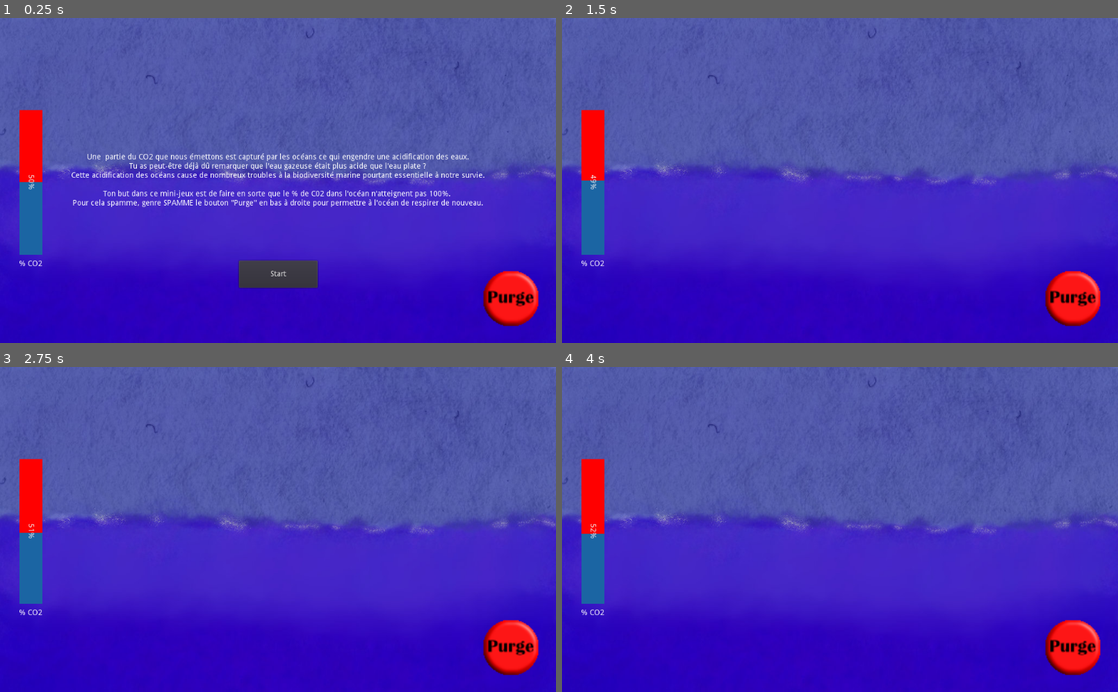
Above: before the commit, frames 1-4 (two rows, left to right).
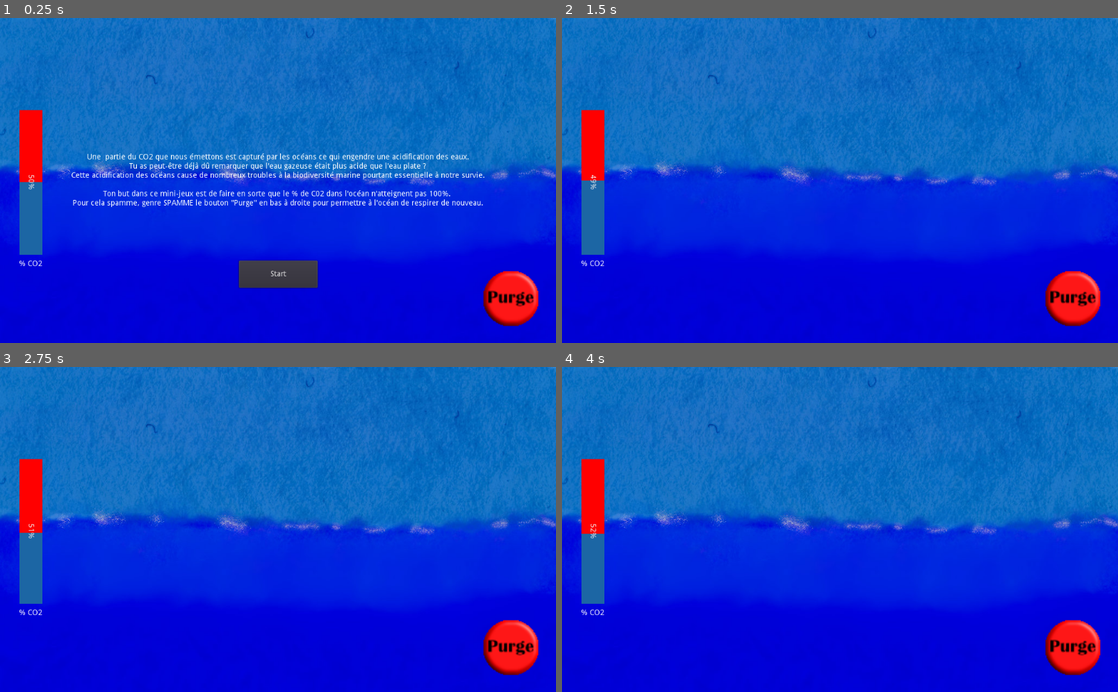
Above: after the commit, the same moments.

Repository: Jessika-prog/Ocean-Scape
Game: Godot game, scene res://SpamClicker/SpamClicker.tscn
Same seed, same stepped clock (60 frames per second), same inputs: the game is played once before the commit and once after it. The project has no main scene, so this scene is started directly.
Inputs (mouse positions are in pixels of both pictures, inside the frame that each line leads up to):
- Up to frame 1 (0.25 s): no input
- Up to frame 2 (1.5 s): click "Start" at 0.5 s; tap Enter at 1.25 s; drag from (1073, 297) to (895, 109) at 1.27 s
- Up to frame 3 (2.75 s): tap Space at 2 s; drag from (166, 545) to (511, 646) at 2.02 s
- Up to frame 4 (4 s): tap Enter at 2.75 s; move the mouse to (895, 458) at 2.77 s; click (895, 458) at 2.92 s; tap Space at 3.5 s; drag from (812, 594) to (673, 480) at 3.52 s

The runs differ from the first frame. In frame 1, 94% of the frame differs, in the area x 0-100%, y 0-100%; in frame 2, 97%; in frame 3, 97%; in frame 4, 97%.

Commit message:
Add things

Diff:
--- /dev/null
+++ b/Escape/Game.tscn
@@ -0,0 +1,8 @@
+[gd_scene load_steps=2 format=2]
+
+[ext_resource path="res://Escape/code/Game.gd" type="Script" id=1]
+
+[node name="Game" type="Node2D"]
+script = ExtResource( 1 )
+
+[node name="Screen" type="Node2D" parent="."]
--- /dev/null
+++ b/Escape/Interior.tscn
@@ -0,0 +1,43 @@
+[gd_scene load_steps=4 format=2]
+
+[ext_resource path="res://Escape/assets/interior.png" type="Texture" id=1]
+[ext_resource path="res://Escape/assets/cadre.png" type="Texture" id=2]
+[ext_resource path="res://Escape/assets/button.png" type="Texture" id=3]
+
+[node name="Interior" type="CanvasLayer"]
+
+[node name="Interior" type="TextureRect" parent="."]
+anchor_right = 1.0
+anchor_bottom = 1.0
+texture = ExtResource( 1 )
+__meta__ = {
+"_edit_use_anchors_": false
+}
+
+[node name="GoPuzzle" type="TextureButton" parent="."]
+anchor_left = 0.5
+anchor_top = 0.5
+anchor_right = 0.5
+anchor_bottom = 0.5
+margin_left = -186.0
+margin_top = -147.0
+margin_right = -102.0
+margin_bottom = -72.0
+texture_normal = ExtResource( 2 )
+__meta__ = {
+"_edit_use_anchors_": false
+}
+
+[node name="GoSpamClicker" type="TextureButton" parent="."]
+anchor_left = 0.5
+anchor_top = 0.5
+anchor_right = 0.5
+anchor_bottom = 0.5
+margin_left = 231.0
+margin_top = -79.0
+margin_right = 262.0
+margin_bottom = -44.0
+texture_normal = ExtResource( 3 )
+__meta__ = {
+"_edit_use_anchors_": false
+}
--- /dev/null
+++ b/Escape/Submarine.tscn
@@ -0,0 +1,628 @@
+[gd_scene load_steps=23 format=2]
+
+[ext_resource path="res://Escape/assets/bottle.png" type="Texture" id=1]
+[ext_resource path="res://Escape/assets/fish.png" type="Texture" id=2]
+[ext_resource path="res://Escape/code/Submarine.gd" type="Script" id=3]
+[ext_resource path="res://Escape/assets/megots.png" type="Texture" id=4]
+[ext_resource path="res://Escape/assets/submarine_end.png" type="Texture" id=5]
+[ext_resource path="res://Escape/assets/waste.png" type="Texture" id=6]
+[ext_resource path="res://Escape/assets/sogefish.png" type="Texture" id=7]
+[ext_resource path="res://Escape/assets/helloTexte.png" type="Texture" id=8]
+
+[sub_resource type="Animation" id=1]
+resource_name = "Anim"
+length = 10.0
+loop = true
+tracks/0/type = "value"
+tracks/0/path = NodePath(".:position")
+tracks/0/interp = 2
+tracks/0/loop_wrap = true
+tracks/0/imported = false
+tracks/0/enabled = true
+tracks/0/keys = {
+"times": PoolRealArray( 0, 5, 10 ),
+"transitions": PoolRealArray( 1, 1, 1 ),
+"update": 0,
+"values": [ Vector2( 891, 380 ), Vector2( 181, 372 ), Vector2( 891, 380 ) ]
+}
+tracks/1/type = "value"
+tracks/1/path = NodePath("Sprite:flip_h")
+tracks/1/interp = 1
+tracks/1/loop_wrap = true
+tracks/1/imported = false
+tracks/1/enabled = true
+tracks/1/keys = {
+"times": PoolRealArray( 0, 5, 10 ),
+"transitions": PoolRealArray( 1, 1, 1 ),
+"update": 1,
+"values": [ false, true, false ]
+}
+
+[sub_resource type="Animation" id=2]
+length = 0.001
+tracks/0/type = "value"
+tracks/0/path = NodePath("..:position")
+tracks/0/interp = 1
+tracks/0/loop_wrap = true
+tracks/0/imported = false
+tracks/0/enabled = true
+tracks/0/keys = {
+"times": PoolRealArray( 0 ),
+"transitions": PoolRealArray( 1 ),
+"update": 0,
+"values": [ Vector2( 0, 0 ) ]
+}
+tracks/1/type = "value"
+tracks/1/path = NodePath(".:position")
+tracks/1/interp = 1
+tracks/1/loop_wrap = true
+tracks/1/imported = false
+tracks/1/enabled = true
+tracks/1/keys = {
+"times": PoolRealArray( 0 ),
+"transitions": PoolRealArray( 1 ),
+"update": 0,
+"values": [ Vector2( 0, -15 ) ]
+}
+tracks/2/type = "value"
+tracks/2/path = NodePath("Sprite:flip_h")
+tracks/2/interp = 1
+tracks/2/loop_wrap = true
+tracks/2/imported = false
+tracks/2/enabled = true
+tracks/2/keys = {
+"times": PoolRealArray( 0 ),
+"transitions": PoolRealArray( 1 ),
+"update": 0,
+"values": [ false ]
+}
+
+[sub_resource type="Animation" id=5]
+resource_name = "Anim"
+length = 6.0
+loop = true
+tracks/0/type = "value"
+tracks/0/path = NodePath(".:position")
+tracks/0/interp = 2
+tracks/0/loop_wrap = true
+tracks/0/imported = false
+tracks/0/enabled = true
+tracks/0/keys = {
+"times": PoolRealArray( 0, 2.2, 6 ),
+"transitions": PoolRealArray( 1, 1, 1 ),
+"update": 0,
+"values": [ Vector2( 85, 319 ), Vector2( 82, 284 ), Vector2( 85, 319 ) ]
+}
+tracks/1/type = "value"
+tracks/1/path = NodePath(".:rotation_degrees")
+tracks/1/interp = 1
+tracks/1/loop_wrap = true
+tracks/1/imported = false
+tracks/1/enabled = true
+tracks/1/keys = {
+"times": PoolRealArray( -0.1, 0, 2.2, 6 ),
+"transitions": PoolRealArray( 1, 1, 1, 1 ),
+"update": 0,
+"values": [ 0.0, 0.0, -0.7, 0.0 ]
+}
+
+[sub_resource type="Animation" id=6]
+length = 0.001
+tracks/0/type = "value"
+tracks/0/path = NodePath("..:position")
+tracks/0/interp = 1
+tracks/0/loop_wrap = true
+tracks/0/imported = false
+tracks/0/enabled = true
+tracks/0/keys = {
+"times": PoolRealArray( 0 ),
+"transitions": PoolRealArray( 1 ),
+"update": 0,
+"values": [ Vector2( 0, 0 ) ]
+}
+tracks/1/type = "value"
+tracks/1/path = NodePath(".:position")
+tracks/1/interp = 1
+tracks/1/loop_wrap = true
+tracks/1/imported = false
+tracks/1/enabled = true
+tracks/1/keys = {
+"times": PoolRealArray( 0 ),
+"transitions": PoolRealArray( 1 ),
+"update": 0,
+"values": [ Vector2( 0, -15 ) ]
+}
+tracks/2/type = "value"
+tracks/2/path = NodePath(".:rotation_degrees")
+tracks/2/interp = 1
+tracks/2/loop_wrap = true
+tracks/2/imported = false
+tracks/2/enabled = true
+tracks/2/keys = {
+"times": PoolRealArray( 0 ),
+"transitions": PoolRealArray( 1 ),
+"update": 0,
+"values": [ 0.0 ]
+}
+
+[sub_resource type="Animation" id=7]
+resource_name = "Anim"
+length = 2.0
+loop = true
+tracks/0/type = "value"
+tracks/0/path = NodePath(".:position")
+tracks/0/interp = 1
+tracks/0/loop_wrap = true
+tracks/0/imported = false
+tracks/0/enabled = true
+tracks/0/keys = {
+"times": PoolRealArray( 0, 1.3, 2 ),
+"transitions": PoolRealArray( 1, 1, 1 ),
+"update": 0,
+"values": [ Vector2( 513, 179 ), Vector2( 513, 172 ), Vector2( 513, 179 ) ]
+}
+tracks/1/type = "value"
+tracks/1/path = NodePath(".:rotation_degrees")
+tracks/1/interp = 1
+tracks/1/loop_wrap = true
+tracks/1/imported = false
+tracks/1/enabled = true
+tracks/1/keys = {
+"times": PoolRealArray( 0, 1.3, 2 ),
+"transitions": PoolRealArray( 1, 1, 1 ),
+"update": 0,
+"values": [ 0.0, 14.5, 0.0 ]
+}
+
+[sub_resource type="Animation" id=8]
+length = 0.001
+tracks/0/type = "value"
+tracks/0/path = NodePath("..:position")
+tracks/0/interp = 1
+tracks/0/loop_wrap = true
+tracks/0/imported = false
+tracks/0/enabled = true
+tracks/0/keys = {
+"times": PoolRealArray( 0 ),
+"transitions": PoolRealArray( 1 ),
+"update": 0,
+"values": [ Vector2( 0, 0 ) ]
+}
+tracks/1/type = "value"
+tracks/1/path = NodePath(".:position")
+tracks/1/interp = 1
+tracks/1/loop_wrap = true
+tracks/1/imported = false
+tracks/1/enabled = true
+tracks/1/keys = {
+"times": PoolRealArray( 0 ),
+"transitions": PoolRealArray( 1 ),
+"update": 0,
+"values": [ Vector2( 0, -15 ) ]
+}
+tracks/2/type = "value"
+tracks/2/path = NodePath(".:rotation_degrees")
+tracks/2/interp = 1
+tracks/2/loop_wrap = true
+tracks/2/imported = false
+tracks/2/enabled = true
+tracks/2/keys = {
+"times": PoolRealArray( 0 ),
+"transitions": PoolRealArray( 1 ),
+"update": 0,
+"values": [ 0.0 ]
+}
+
+[sub_resource type="Animation" id=9]
+resource_name = "Anim"
+length = 3.0
+loop = true
+tracks/0/type = "value"
+tracks/0/path = NodePath(".:position")
+tracks/0/interp = 1
+tracks/0/loop_wrap = true
+tracks/0/imported = false
+tracks/0/enabled = true
+tracks/0/keys = {
+"times": PoolRealArray( 0, 1.7, 3 ),
+"transitions": PoolRealArray( 1, 1, 1 ),
+"update": 0,
+"values": [ Vector2( 613, 337 ), Vector2( 613, 323 ), Vector2( 613, 337 ) ]
+}
+tracks/1/type = "value"
+tracks/1/path = NodePath(".:rotation_degrees")
+tracks/1/interp = 1
+tracks/1/loop_wrap = true
+tracks/1/imported = false
+tracks/1/enabled = true
+tracks/1/keys = {
+"times": PoolRealArray( 0, 1.7, 3 ),
+"transitions": PoolRealArray( 1, 1, 1 ),
+"update": 0,
+"values": [ 0.0, -21.8, 0.0 ]
+}
+
+[sub_resource type="Animation" id=10]
+length = 0.001
+tracks/0/type = "value"
+tracks/0/path = NodePath("..:position")
+tracks/0/interp = 1
+tracks/0/loop_wrap = true
+tracks/0/imported = false
+tracks/0/enabled = true
+tracks/0/keys = {
+"times": PoolRealArray( 0 ),
+"transitions": PoolRealArray( 1 ),
+"update": 0,
+"values": [ Vector2( 0, 0 ) ]
+}
+tracks/1/type = "value"
+tracks/1/path = NodePath(".:position")
+tracks/1/interp = 1
+tracks/1/loop_wrap = true
+tracks/1/imported = false
+tracks/1/enabled = true
+tracks/1/keys = {
+"times": PoolRealArray( 0 ),
+"transitions": PoolRealArray( 1 ),
+"update": 0,
+"values": [ Vector2( 0, -15 ) ]
+}
+tracks/2/type = "value"
+tracks/2/path = NodePath(".:rotation_degrees")
+tracks/2/interp = 1
+tracks/2/loop_wrap = true
+tracks/2/imported = false
+tracks/2/enabled = true
+tracks/2/keys = {
+"times": PoolRealArray( 0 ),
+"transitions": PoolRealArray( 1 ),
+"update": 0,
+"values": [ 0.0 ]
+}
+
+[sub_resource type="Animation" id=11]
+resource_name = "Anim"
+length = 4.0
+loop = true
+tracks/0/type = "value"
+tracks/0/path = NodePath(".:position")
+tracks/0/interp = 2
+tracks/0/loop_wrap = true
+tracks/0/imported = false
+tracks/0/enabled = true
+tracks/0/keys = {
+"times": PoolRealArray( 0, 2.4, 4 ),
+"transitions": PoolRealArray( 1, 1, 1 ),
+"update": 0,
+"values": [ Vector2( 248, 188 ), Vector2( 251, 171 ), Vector2( 248, 188 ) ]
+}
+tracks/1/type = "value"
+tracks/1/path = NodePath(".:rotation_degrees")
+tracks/1/interp = 1
+tracks/1/loop_wrap = true
+tracks/1/imported = false
+tracks/1/enabled = true
+tracks/1/keys = {
+"times": PoolRealArray( 0, 1.3, 3.2, 4 ),
+"transitions": PoolRealArray( 1, 1, 1, 1 ),
+"update": 0,
+"values": [ 0.0, -2.0, 7.3, 0.0 ]
+}
+
+[sub_resource type="Animation" id=12]
+length = 0.001
+tracks/0/type = "value"
+tracks/0/path = NodePath("..:position")
+tracks/0/interp = 1
+tracks/0/loop_wrap = true
+tracks/0/imported = false
+tracks/0/enabled = true
+tracks/0/keys = {
+"times": PoolRealArray( 0 ),
+"transitions": PoolRealArray( 1 ),
+"update": 0,
+"values": [ Vector2( 0, 0 ) ]
+}
+tracks/1/type = "value"
+tracks/1/path = NodePath(".:position")
+tracks/1/interp = 1
+tracks/1/loop_wrap = true
+tracks/1/imported = false
+tracks/1/enabled = true
+tracks/1/keys = {
+"times": PoolRealArray( 0 ),
+"transitions": PoolRealArray( 1 ),
+"update": 0,
+"values": [ Vector2( 0, -15 ) ]
+}
+tracks/2/type = "value"
+tracks/2/path = NodePath(".:rotation_degrees")
+tracks/2/interp = 1
+tracks/2/loop_wrap = true
+tracks/2/imported = false
+tracks/2/enabled = true
+tracks/2/keys = {
+"times": PoolRealArray( 0 ),
+"transitions": PoolRealArray( 1 ),
+"update": 0,
+"values": [ 0.0 ]
+}
+
+[sub_resource type="Animation" id=13]
+resource_name = "Anim"
+length = 3.0
+loop = true
+tracks/0/type = "value"
+tracks/0/path = NodePath(".:position")
+tracks/0/interp = 2
+tracks/0/loop_wrap = true
+tracks/0/imported = false
+tracks/0/enabled = true
+tracks/0/keys = {
+"times": PoolRealArray( 0, 1.3, 3 ),
+"transitions": PoolRealArray( 1, 1, 1 ),
+"update": 0,
+"values": [ Vector2( 812, 258 ), Vector2( 819, 246 ), Vector2( 812, 258 ) ]
+}
+tracks/1/type = "value"
+tracks/1/path = NodePath(".:rotation_degrees")
+tracks/1/interp = 1
+tracks/1/loop_wrap = true
+tracks/1/imported = false
+tracks/1/enabled = true
+tracks/1/keys = {
+"times": PoolRealArray( 0, 0.9, 3 ),
+"transitions": PoolRealArray( 1, 1, 1 ),
+"update": 0,
+"values": [ 0.0, -3.0, 0.0 ]
+}
+
+[sub_resource type="Animation" id=14]
+length = 0.001
+tracks/0/type = "value"
+tracks/0/path = NodePath("..:position")
+tracks/0/interp = 1
+tracks/0/loop_wrap = true
+tracks/0/imported = false
+tracks/0/enabled = true
+tracks/0/keys = {
+"times": PoolRealArray( 0 ),
+"transitions": PoolRealArray( 1 ),
+"update": 0,
+"values": [ Vector2( 0, 0 ) ]
+}
+tracks/1/type = "value"
+tracks/1/path = NodePath(".:position")
+tracks/1/interp = 1
+tracks/1/loop_wrap = true
+tracks/1/imported = false
+tracks/1/enabled = true
+tracks/1/keys = {
+"times": PoolRealArray( 0 ),
+"transitions": PoolRealArray( 1 ),
+"update": 0,
+"values": [ Vector2( 0, -15 ) ]
+}
+tracks/2/type = "value"
+tracks/2/path = NodePath(".:rotation_degrees")
+tracks/2/interp = 1
+tracks/2/loop_wrap = true
+tracks/2/imported = false
+tracks/2/enabled = true
+tracks/2/keys = {
+"times": PoolRealArray( 0 ),
+"transitions": PoolRealArray( 1 ),
+"update": 0,
+"values": [ 0.0 ]
+}
+
+[sub_resource type="Animation" id=3]
+resource_name = "Anim"
+length = 2.0
+loop = true
+tracks/0/type = "value"
+tracks/0/path = NodePath(".:position")
+tracks/0/interp = 2
+tracks/0/loop_wrap = true
+tracks/0/imported = false
+tracks/0/enabled = true
+tracks/0/keys = {
+"times": PoolRealArray( 0, 0.9, 2 ),
+"transitions": PoolRealArray( 1, 1, 1 ),
+"update": 0,
+"values": [ Vector2( 357, 412 ), Vector2( 355, 389 ), Vector2( 357, 412 ) ]
+}
+
+[sub_resource type="Animation" id=4]
+length = 0.001
+tracks/0/type = "value"
+tracks/0/path = NodePath("..:position")
+tracks/0/interp = 1
+tracks/0/loop_wrap = true
+tracks/0/imported = false
+tracks/0/enabled = true
+tracks/0/keys = {
+"times": PoolRealArray( 0 ),
+"transitions": PoolRealArray( 1 ),
+"update": 0,
+"values": [ Vector2( 0, 0 ) ]
+}
+tracks/1/type = "value"
+tracks/1/path = NodePath(".:position")
+tracks/1/interp = 1
+tracks/1/loop_wrap = true
+tracks/1/imported = false
+tracks/1/enabled = true
+tracks/1/keys = {
+"times": PoolRealArray( 0 ),
+"transitions": PoolRealArray( 1 ),
+"update": 0,
+"values": [ Vector2( 357, 412 ) ]
+}
+
+[node name="Submarine" type="CanvasLayer"]
+script = ExtResource( 3 )
+
+[node name="Submarine" type="TextureRect" parent="."]
+anchor_right = 1.0
+anchor_bottom = 1.0
+texture = ExtResource( 5 )
+__meta__ = {
+"_edit_use_anchors_": false
+}
+
+[node name="PoissonAnim" type="AnimationPlayer" parent="."]
+root_node = NodePath("../Poisson")
+anims/Anim = SubResource( 1 )
+anims/RESET = SubResource( 2 )
+
+[node name="Poisson" type="Node2D" parent="."]
+position = Vector2( 0, -15 )
+scale = Vector2( 0.6, 0.6 )
+__meta__ = {
+"_edit_group_": true
+}
+
+[node name="Sprite" type="Sprite" parent="Poisson"]
+scale = Vector2( 0.31875, 0.31875 )
+texture = ExtResource( 2 )
+
+[node name="Megot1Anim" type="AnimationPlayer" parent="."]
+root_node = NodePath("../Megot1")
+anims/Anim = SubResource( 5 )
+anims/RESET = SubResource( 6 )
+
+[node name="Megot1" type="Node2D" parent="."]
+position = Vector2( 0, -15 )
+__meta__ = {
+"_edit_group_": true
+}
+
+[node name="Sprite" type="Sprite" parent="Megot1"]
+rotation = 0.404916
+scale = Vector2( 0.115476, 0.115476 )
+texture = ExtResource( 4 )
+
+[node name="Megot2Anim" type="AnimationPlayer" parent="."]
+root_node = NodePath("../Megot2")
+anims/Anim = SubResource( 7 )
+anims/RESET = SubResource( 8 )
+
+[node name="Megot2" type="Node2D" parent="."]
+position = Vector2( 0, -15 )
+__meta__ = {
+"_edit_group_": true
+}
+
+[node name="Sprite" type="Sprite" parent="Megot2"]
+rotation = 2.18166
+scale = Vector2( 0.0405798, 0.0405798 )
+texture = ExtResource( 4 )
+
+[node name="Megot3Anim" type="AnimationPlayer" parent="."]
+root_node = NodePath("../Megot3")
+anims/Anim = SubResource( 9 )
+anims/RESET = SubResource( 10 )
+
+[node name="Megot3" type="Node2D" parent="."]
+position = Vector2( 0, -15 )
+__meta__ = {
+"_edit_group_": true
+}
+
+[node name="Sprite" type="Sprite" parent="Megot3"]
+rotation = -0.738274
+scale = Vector2( 0.0662917, 0.0662917 )
+texture = ExtResource( 4 )
+
+[node name="BouteillesAnim" type="AnimationPlayer" parent="."]
+root_node = NodePath("../Bouteilles")
+anims/Anim = SubResource( 11 )
+anims/RESET = SubResource( 12 )
+
+[node name="Bouteilles" type="Node2D" parent="."]
+position = Vector2( 0, -15 )
+__meta__ = {
+"_edit_group_": true
+}
+
+[node name="Sprite" type="Sprite" parent="Bouteilles"]
+rotation = 2.87979
+scale = Vector2( 0.121686, 0.121686 )
+texture = ExtResource( 1 )
+
+[node name="WasteAnim" type="AnimationPlayer" parent="."]
+root_node = NodePath("../Waste")
+anims/Anim = SubResource( 13 )
+anims/RESET = SubResource( 14 )
+
+[node name="Waste" type="Node2D" parent="."]
+position = Vector2( 0, -15 )
+__meta__ = {
+"_edit_group_": true
+}
+
+[node name="Sprite" type="Sprite" parent="Waste"]
+rotation = 2.87979
+scale = Vector2( 0.196018, 0.196018 )
+texture = ExtResource( 6 )
+
+[node name="Intro" type="TextureRect" parent="."]
+anchor_left = 0.5
+anchor_top = 0.5
+anchor_right = 0.5
+anchor_bottom = 0.5
+margin_left = -119.0
+margin_top = -275.0
+margin_right = 461.0
+margin_bottom = 135.0
+texture = ExtResource( 8 )
+__meta__ = {
+"_edit_use_anchors_": false
+}
+
+[node name="SogefishAnim" type="AnimationPlayer" parent="."]
+root_node = NodePath("../Sogefish")
+anims/Anim = SubResource( 3 )
+anims/RESET = SubResource( 4 )
+
+[node name="Sogefish" type="Node2D" parent="."]
+position = Vector2( 357, 412 )
+__meta__ = {
+"_edit_group_": true
+}
+
+[node name="Sprite" type="Sprite" parent="Sogefish"]
+position = Vector2( 0, -2 )
+scale = Vector2( 0.273333, 0.273333 )
+texture = ExtResource( 7 )
+
+[node name="Ready" type="Button" parent="."]
+anchor_left = 1.0
+anchor_top = 1.0
+anchor_right = 1.0
+anchor_bottom = 1.0
+margin_left = -281.0
+margin_top = -219.0
+margin_right = -141.0
+margin_bottom = -169.0
+text = "Je suis prêt !"
+__meta__ = {
+"_edit_use_anchors_": false
+}
+
+[node name="Discover" type="Button" parent="."]
+visible = false
+anchor_left = 1.0
+anchor_top = 1.0
+anchor_right = 1.0
+anchor_bottom = 1.0
+margin_left = -155.0
+margin_top = -67.0
+margin_right = -50.0
+margin_bottom = -19.0
+text = "===>"
+__meta__ = {
+"_edit_use_anchors_": false
+}
--- /dev/null
+++ b/Escape/code/Game.gd
@@ -0,0 +1,48 @@
+extends Node2D
+
+# Scenes
+var intro := preload("res://Escape/Submarine.tscn")
+var interior := preload("res://Escape/Interior.tscn")
+var spamClicker := preload("res://SpamClicker/SpamClicker.tscn")
+var puzzle := preload("res://JigsawPuzzle/PuzzleMain.tscn")
+
+# Instances of scenes.
+onready var introScreen := intro.instance()
+onready var interiorScreen := interior.instance()
+onready var spamClickerScreen := spamClicker.instance()
+onready var puzzleScreen := puzzle.instance()
+
+func _ready() -> void:
+
+    # Init screen.
+    $Screen.add_child(introScreen)
+
+    # Button to load interior screen.
+    introScreen.get_node("Discover").connect("pressed", self, "goDiscover")
+
+    # Button helping to play mini-game on interior screen.
+    interiorScreen.get_node("GoPuzzle").connect("pressed", self, "goPuzzle")
+    interiorScreen.get_node("GoSpamClicker").connect("pressed", self, "goSpamClicker")
+
+    # Button helping returning on interior screen.
+    spamClickerScreen.get_node("IMH/Result/Return").connect("pressed", self, "goDiscover")
+
+# Go to interior screen.
+func goDiscover() -> void:
+    cleanScreen()
+    $Screen.add_child(interiorScreen)
+
+# Play SpamClicker game.
+func goSpamClicker() -> void:
+    cleanScreen()
+    $Screen.add_child(spamClickerScreen)
+
+# Play puzzle game.
+func goPuzzle() -> void:
+    cleanScreen()
+    $Screen.add_child(puzzleScreen)
+
+# Remove screen to load a new one.
+func cleanScreen() -> void:
+    var screen := $Screen.get_child(0)
+    $Screen.remove_child(screen)
--- /dev/null
+++ b/Escape/code/Submarine.gd
@@ -0,0 +1,27 @@
+extends CanvasLayer
+
+signal changeScreen
+
+func _ready() -> void:
+
+    # Run animations
+    $PoissonAnim.play("Anim")
+    $SogefishAnim.play("Anim")
+
+    $Megot1Anim.play("Anim")
+    $Megot2Anim.play("Anim")
+    $Megot3Anim.play("Anim")
+    $BouteillesAnim.play("Anim")
+    $WasteAnim.play("Anim")
+
+    # Connect button signal.
+    $Ready.connect("pressed", self, "_on_ReadyButton_pressed")
+    $Discover.connect("pressed", self, "_on_DiscoverButton_pressed")
+
+func _on_ReadyButton_pressed() -> void:
+    $Intro.hide()
+    $Ready.hide()
+    $Discover.show()
+
+func _on_DiscoverButton_pressed() -> void:
+    emit_signal("changeScreen")
--- a/SpamClicker/IHM.tscn
+++ b/SpamClicker/IHM.tscn
@@ -96,3 +96,18 @@
 __meta__ = {
 "_edit_use_anchors_": false
 }
+
+[node name="Return" type="Button" parent="Result"]
+visible = false
+anchor_left = 0.5
+anchor_top = 0.5
+anchor_right = 0.5
+anchor_bottom = 0.5
+margin_left = -100.0
+margin_top = 28.0
+margin_right = 101.0
+margin_bottom = 48.0
+text = "Retourner dans le sous-marin"
+__meta__ = {
+"_edit_use_anchors_": false
+}
--- a/SpamClicker/code/IHM.gd
+++ b/SpamClicker/code/IHM.gd
@@ -49,9 +49,11 @@
     $CO2IncreaseTimer.stop()
     $Result.show()
     $Result/Label.text = "GAGNE"
+    $Result/Return.show()
 
 # Death of user
 func _on_dead() -> void:
     $CO2IncreaseTimer.stop()
     $Result.show()
     $Result/Label.text = "PERDU"
+    $Result/Return.show()
--- a/project.godot
+++ b/project.godot
@@ -13,10 +13,15 @@
 config/name="OceanScape"
 config/icon="res://icon.png"
 
+[global]
+
+hdr=true
+
 [physics]
 
 common/enable_pause_aware_picking=true
 
 [rendering]
 
+quality/depth/hdr=false
 environment/default_environment="res://default_env.tres"
Binary file added: Escape/assets/bottle.png
Not shown, added: Escape/assets/bottle.png.import
Binary file added: Escape/assets/button.png
Not shown, added: Escape/assets/button.png.import
Binary file added: Escape/assets/cadre.png
Not shown, added: Escape/assets/cadre.png.import
Binary file added: Escape/assets/fish.png
Not shown, added: Escape/assets/fish.png.import
Binary file added: Escape/assets/helloTexte.png
Not shown, added: Escape/assets/helloTexte.png.import
Binary file added: Escape/assets/interior.png
Not shown, added: Escape/assets/interior.png.import
(and 15 more such lines)
